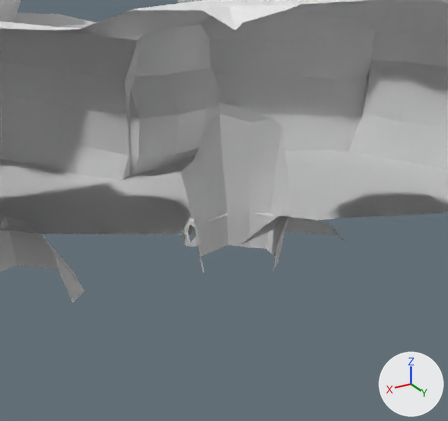
The FBX model Motores 1 Grupo T9/Assets/Caves/CaveNEW.fbx, before and after one commit.
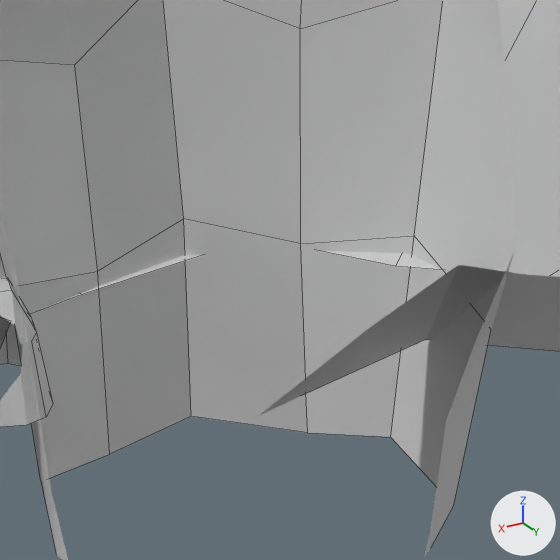
Old and new are each drawn from a camera (50 mm lens) standing at (42.92, 134.12, 6.54) and looking at (31.91, 115.77, -2.63) and again close up on the part from 43% to 67% of the width and 39% to 65% of the height. Arrows for +X, +Y and +Z are at lower right; the lights stay in place. The older version's two pictures come first. The close-ups show mesh edges as thin lines. Everything nearer to the camera than a plane just in front of the edit is cut away. Where no turn or scale is listed for an object, it has been applied to the vertices.

Objects in the first close-up: 'NivelBase', 'Stone01.018', 'pilar01.004', 'pilar02.009'.
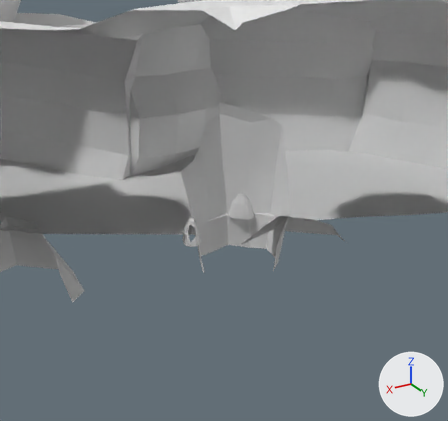
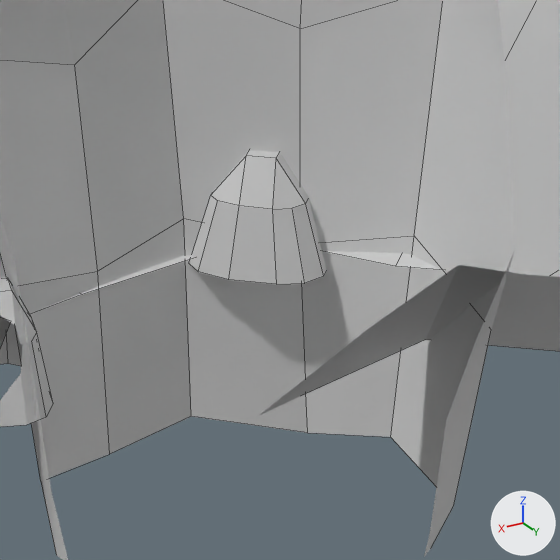
The change, as a list of edits to the scene's bpy script:
```text
Add me_plane_019_1:
    me_plane_019_1.from_pydata(...)  # 28 vertices, 21 faces; spans x -0.447..0.469, y -0.484..0.441, z 0.0..0.858
Add ob_stone01_038:
    ob_stone01_038 = bpy.data.objects.new('Stone01.038', me_plane_019_1)
    ob_stone01_038.location = (31.298, 116.051, -2.864)
```

Pixel boxes (x1, y1, x2, y2) of what changed, in the close-ups (560 x 560 px):
'Stone01.038', added
    after: (190, 151, 327, 284)
